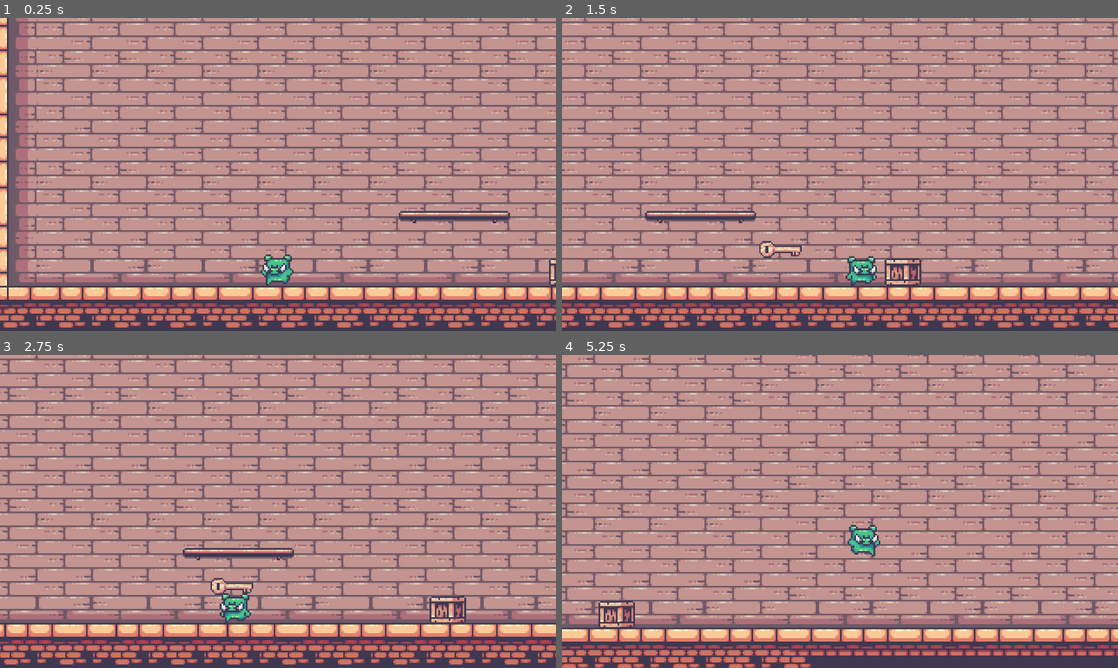
Above: before the commit, frames 1-4 (two rows, left to right).
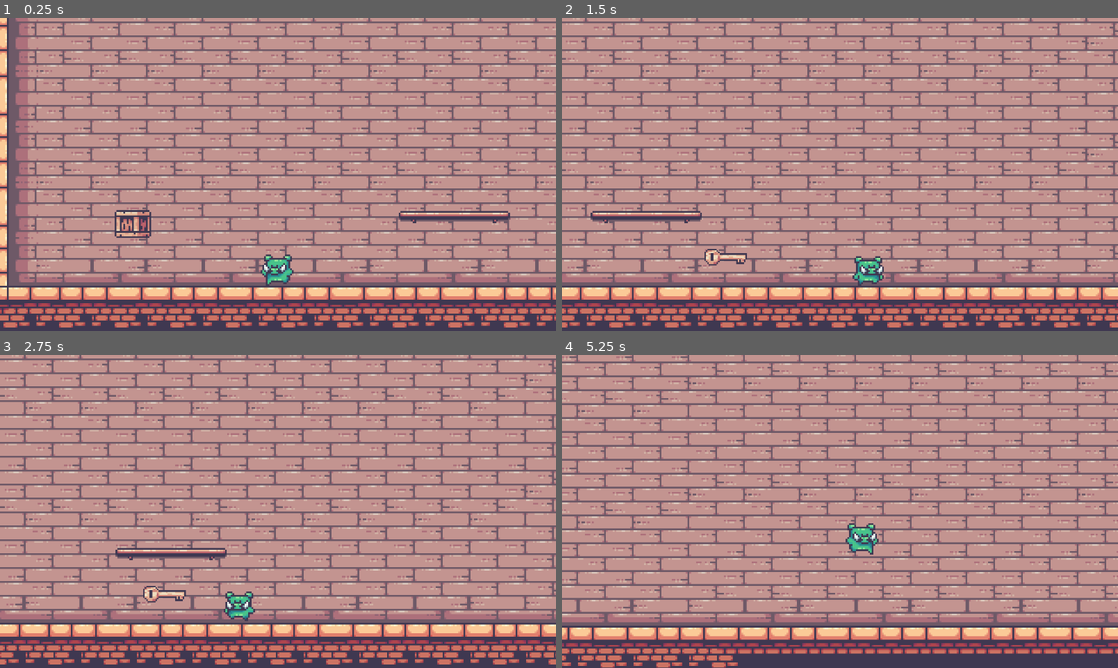
Above: after the commit, the same moments.

Repository: BulldozerDevv/Out-Of-Reach
Game: Godot game, scene res://Scenes/main_level.tscn
The game is run twice, just before and just after one commit, with the same random seed, the same clock (stepped at 60 frames per second) and the same inputs. The project has no main scene, so this scene is started directly.
Inputs:
- Up to frame 1 (0.25 s): no input
- Up to frame 2 (1.5 s): hold Right (right) from 0.53 s (still down); tap Space (jump) at 0.77 s
- Up to frame 3 (2.75 s): tap Space (jump) at 1.52 s; release Right (right) at 2.03 s; hold Left (left) from 2.03 s (still down)
- Up to frame 4 (5.25 s): release Left (left) at 2.78 s; hold Right (right) 2.78-4.28 s; tap Space (jump) at 3.02, 3.77, 4.52 s; hold Left (left) 4.28-5.03 s; hold Right (right) from 5.03 s (still down)

The runs differ from the first frame. In frame 1, 0.6% of the frame differs, in the area x 20-100%, y 61-86%; in frame 2, 10%; in frame 3, 23%; in frame 4, 47%, in the area x 0-100%, y 0-100%.

Commit message:
Last update for the box's bug

Diff:
--- a/Scenes/box.tscn
+++ b/Scenes/box.tscn
@@ -1,6 +1,8 @@
-[gd_scene load_steps=3 format=3 uid="uid://doaivc5tublt5"]
+[gd_scene load_steps=4 format=3 uid="uid://doaivc5tublt5"]
 
 [ext_resource type="Texture2D" uid="uid://cljqd0hg5cwu4" path="res://Sprites/08-Box/Idle.png" id="1_xkb4e"]
+
+[sub_resource type="PhysicsMaterial" id="PhysicsMaterial_ego7h"]
 
 [sub_resource type="RectangleShape2D" id="RectangleShape2D_ego7h"]
 size = Vector2(21, 16)
@@ -8,11 +10,27 @@
 [node name="Box" type="RigidBody2D" groups=["Boxes"]]
 collision_layer = 2
 collision_mask = 2
+mass = 2.0
+physics_material_override = SubResource("PhysicsMaterial_ego7h")
+lock_rotation = true
+continuous_cd = 2
 
 [node name="CollisionShape2D" type="CollisionShape2D" parent="."]
+position = Vector2(-0.5, 0)
+shape = SubResource("RectangleShape2D_ego7h")
+
+[node name="PlayerDetector" type="Area2D" parent="."]
+collision_mask = 2
+
+[node name="CollisionShape2D" type="CollisionShape2D" parent="PlayerDetector"]
+
+[node name="CollisionShape2D" type="CollisionShape2D" parent="PlayerDetector/CollisionShape2D"]
 position = Vector2(-0.5, 0)
 shape = SubResource("RectangleShape2D_ego7h")
 
 [node name="Sprite2D" type="Sprite2D" parent="."]
 texture_filter = 1
 texture = ExtResource("1_xkb4e")
+
+[connection signal="body_entered" from="PlayerDetector" to="." method="_on_player_detector_body_entered"]
+[connection signal="body_exited" from="PlayerDetector" to="." method="_on_player_detector_body_exited"]
--- a/Scenes/key.tscn
+++ b/Scenes/key.tscn
@@ -58,4 +58,4 @@
 scale = Vector2(0.875, 0.875)
 sprite_frames = SubResource("SpriteFrames_1fooj")
 autoplay = "default"
-frame_progress = 0.504872
+frame_progress = 0.0897593
--- a/Scenes/main_level.tscn
+++ b/Scenes/main_level.tscn
@@ -524,8 +524,8 @@
 11:9/0 = 0
 
 [sub_resource type="TileSet" id="TileSet_ha3dl"]
-physics_layer_0/collision_layer = 3
-physics_layer_0/collision_mask = 3
+physics_layer_0/collision_layer = 7
+physics_layer_0/collision_mask = 255
 sources/0 = SubResource("TileSetAtlasSource_lwkuy")
 sources/1 = SubResource("TileSetAtlasSource_tqiex")
 
@@ -578,8 +578,9 @@
 format = 2
 layer_0/tile_data = PackedInt32Array(1572877, 983040, 4, 1310733, 720896, 3, 1376269, 720896, 4, 1441805, 720896, 5, 15 …(52882 unchanged characters)…
 
-[node name="Player" parent="." instance=ExtResource("2_ikcpc")]
+[node name="Player" parent="." groups=["Player"] instance=ExtResource("2_ikcpc")]
 position = Vector2(376, 344)
+collision_mask = 5
 
 [node name="Camera2D" type="Camera2D" parent="Player"]
 position = Vector2(3, 5)
@@ -588,10 +589,11 @@
 limit_left = 190
 limit_bottom = 410
 position_smoothing_enabled = true
-position_smoothing_speed = 10.175
+position_smoothing_speed = 11.0
 
 [node name="Box" parent="." instance=ExtResource("3_5erdv")]
-position = Vector2(546, 376)
+position = Vector2(296, 320)
+mass = 8.0
 
 [node name="Key" parent="." instance=ExtResource("5_a2ia3")]
 position = Vector2(576, 368)
--- a/Scenes/player.tscn
+++ b/Scenes/player.tscn
@@ -172,7 +172,7 @@
 collision_layer = 3
 script = ExtResource("1_cvnsp")
 
-[node name="CollisionShape2D" type="CollisionShape2D" parent="."]
+[node name="CollisionShape2D" type="CollisionShape2D" parent="." groups=["Player"]]
 position = Vector2(2.5, 5)
 shape = SubResource("RectangleShape2D_vgqql")
 
--- a/Scripts/player.gd
+++ b/Scripts/player.gd
@@ -1,9 +1,10 @@
 extends CharacterBody2D
 const SPEED = 300.0
 const JUMP_VELOCITY = -400.0
-const AIR_DECEL = 300.0  # سرعة التخفيض بالهواء (جربها وغيرها حسب الإحساس اللي تبيه)
+const AIR_DECEL = 300.0
+const PUSH_SPEED = 200.0
 var OnPlatVelo = Vector2(0,0)
-var air_base_velocity_x = 0.0  # سرعة المنصة وقت آخر لحظة كنت فيها على الأرض
+var air_base_velocity_x = 0.0
 @onready var animated_sprite_2d = $AnimatedSprite2D
 
 func _physics_process(delta):
@@ -32,16 +33,29 @@
 		animated_sprite_2d.play("Idle")
 	move_and_slide()
 	OnPlatVelo = get_platform_velocity()
+	for i in get_slide_collision_count():
+		var collision = get_slide_collision(i)
+		var collider = collision.get_collider()
+		if collider is RigidBody2D and collider.is_in_group("Boxes"):
+			var normal = collision.get_normal()
+			if abs(normal.x) > 0.5:
+				collider.linear_velocity.x = velocity.x
+			# تحقق: لو الصندوق فعليًا ما يقدر يتحرك (تصادم مع جدار)
+				if collider.get_contact_count() > 0:
+					for j in collider.get_contact_count():
+						pass
+
 
 func _ready():
 	animated_sprite_2d.play("Idle")
+	process_physics_priority = -10
 
 func _on_area_2d_body_entered(body):
 	if body.is_in_group("Boxes"):
-		body.collision_layer = 1
-		body.collision_mask = 1
+		pass#body.collision_layer = 1
+		#body.collision_mask = 1
 
 func _on_area_2d_body_exited(body):
 	if body.is_in_group("Boxes"):
-		body.collision_layer = 2
-		body.collision_mask = 2
+		pass#body.collision_layer = 2
+		#body.collision_mask = 2
--- a/project.godot
+++ b/project.godot
@@ -22,6 +22,7 @@
 [global_group]
 
 Boxes=""
+Player=""
 
 [input]
 
@@ -45,6 +46,12 @@
 ]
 }
 
+[layer_names]
+
+2d_physics/layer_1="Ground"
+2d_physics/layer_2="Player"
+2d_physics/layer_3="Boxes"
+
 [rendering]
 
 renderer/rendering_method="mobile"
